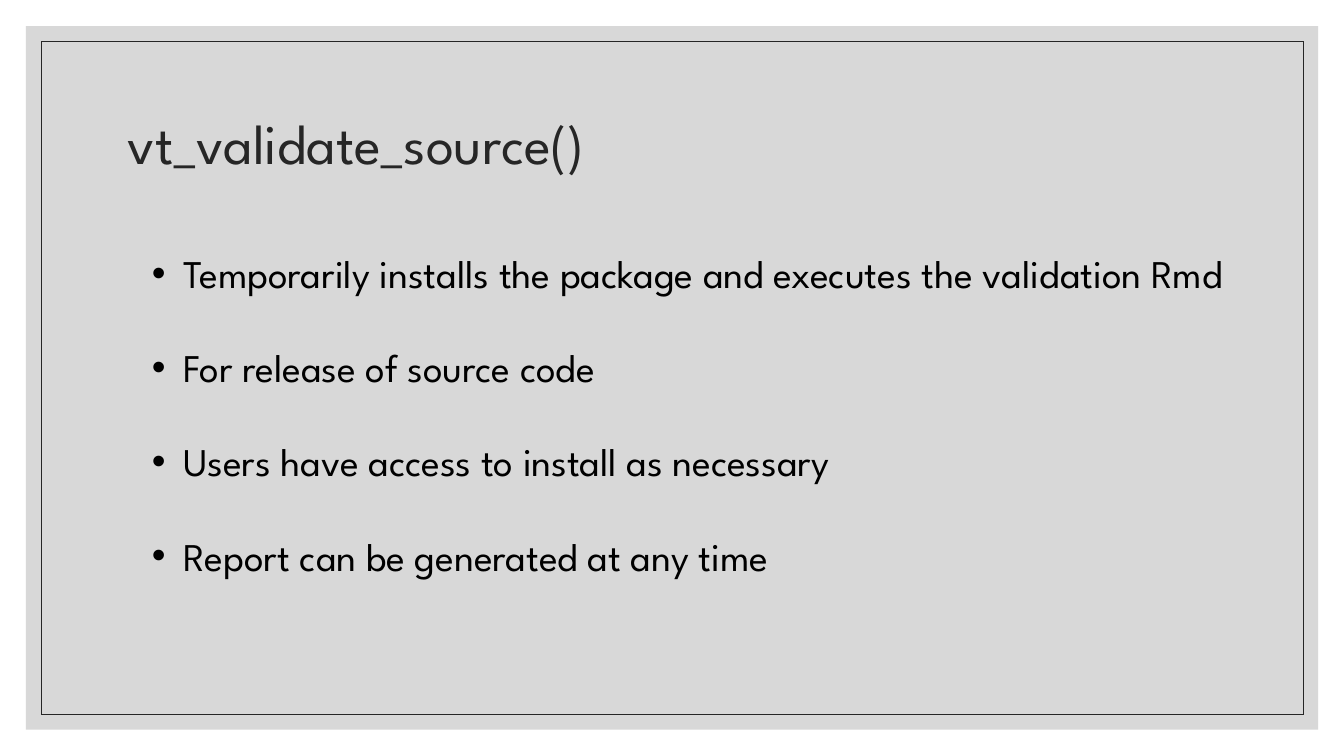
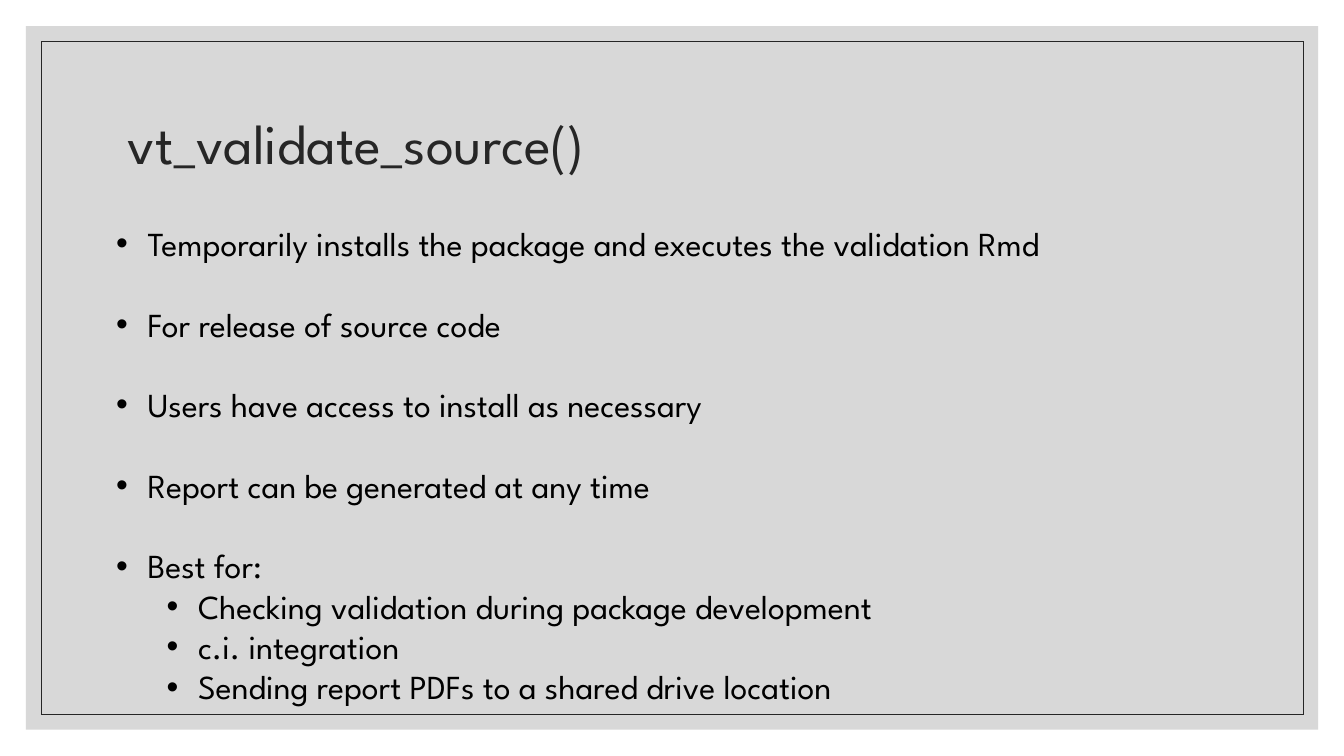
Before and after one commit to FredHutch/R_Package_Validation_Tutorial, a slide deck: slide 6 of Slides/Slides-04-Introduction_to_Valtools/Slides-04-03-Modes_of_Validation/Slides-04-03-Modes_of_Validation.pptx (slide 4 before the commit). Drawn at 1344x756 pixels with LibreOffice and Linux fonts; fonts in the diff are those of the drawing. Boxes give left, top, right and bottom in pixels: in the first picture for what was removed or moved away, otherwise in the second. Text is boxed around its words. In the diff, an @@ line names an element or a change of style, - is before the commit and + after.

```diff
--- a/Slides/Slides-04-Introduction_to_Valtools/Slides-04-03-Modes_of_Validation/Slides-04-03-Modes_of_Validation.pptx
+++ b/Slides/Slides-04-Introduction_to_Valtools/Slides-04-03-Modes_of_Validation/Slides-04-03-Modes_of_Validation.pptx
@@ text "Temporarily installs the package and ...": place and size @@
-text "Temporarily installs the package and ..." at (183, 261, 1222, 580)
+text "Temporarily installs the package and ..." at (148, 233, 1039, 707)
@@ text at (148, 233, 1039, 506): size 28 to 24 pt in "Temporarily installs the package and executes the ...", "For release of source code", "Users have access to install as necessary", "Report can be generated at any time" @@
@@ text at (148, 554, 872, 707): paragraphs added @@
+• Best for:
+  • Checking validation during package development
+  • c.i. integration
+  • Sending report PDFs to a shared drive location
```
Also in this commit, not shown: 3 other slides changed, 2 slides added, 1 other file.
